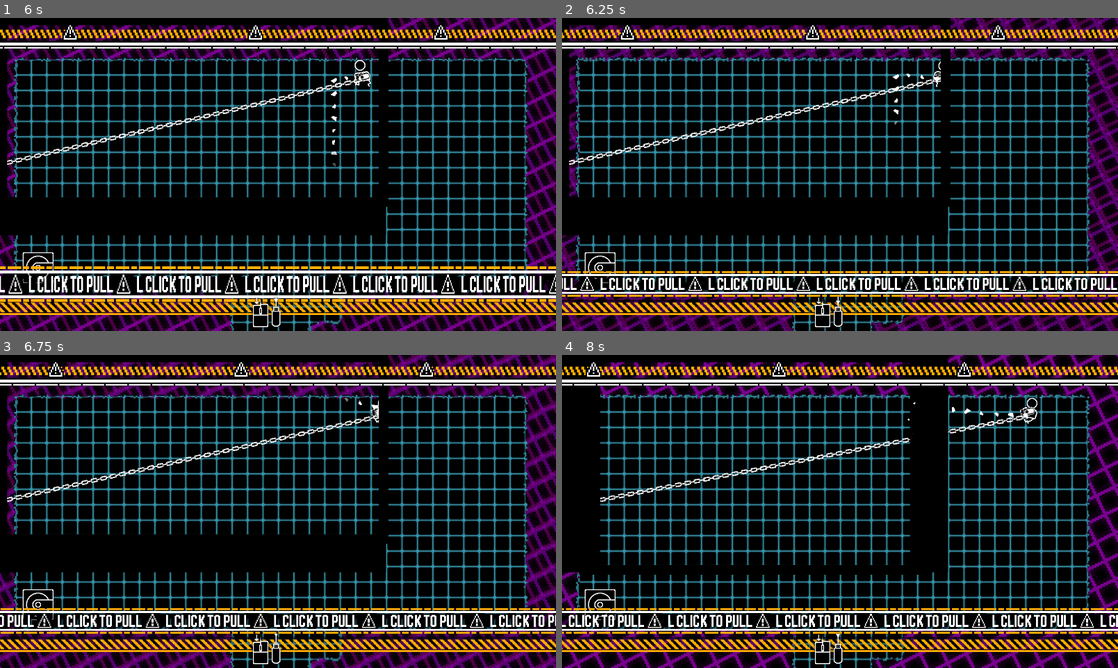
Above: before the commit, frames 1-4 (two rows, left to right).
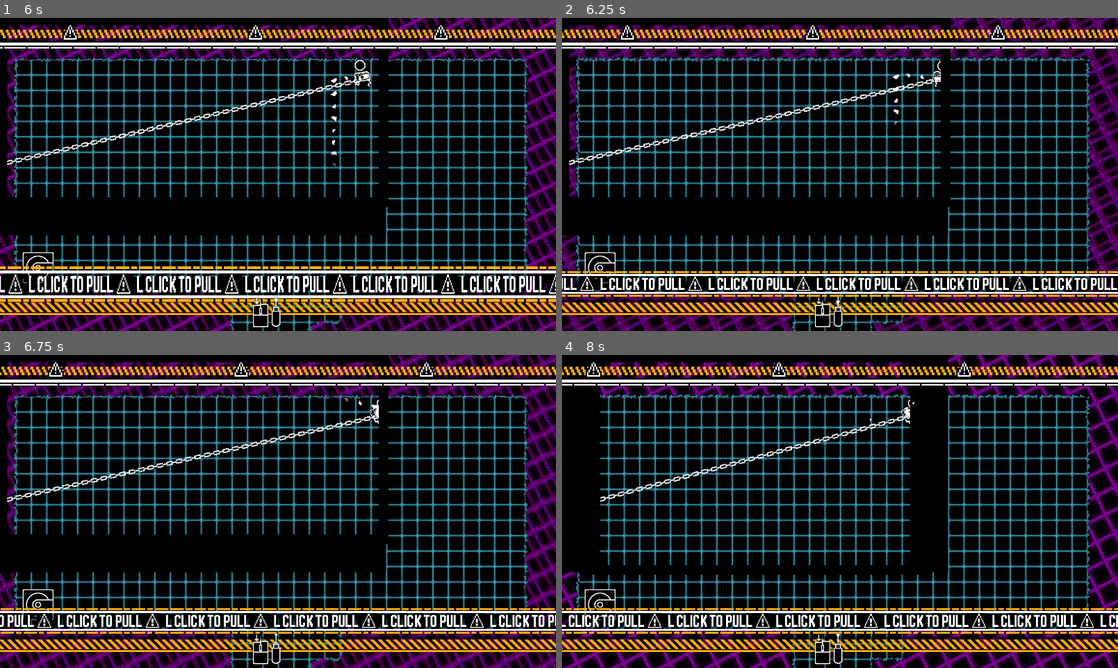
Above: after the commit, the same moments.

Repository: SomeSortOfSam/Hardest_Drive
Game: Godot game, scene res://scenes/gamplay.tscn
Two runs of this game, one before a commit and one after it. Both use one fixed random seed, a clock stepped at 60 frames per second and the inputs below. Sound files missing from this copy of the repository are replaced by a short silence.
Inputs (mouse positions are in pixels of both pictures, inside the frame that each line leads up to):
- Up to frame 1 (6 s): move the mouse to (250, 237) at 0.52 s; hold W (player_up) 0.53-2.03 s; click (250, 237) at 0.67 s; move the mouse to (444, 221) at 1.27 s; move the mouse to (111, 127) at 2.02 s; hold A (player_left) 2.03-3.53 s; move the mouse to (305, 174) at 2.77 s; click (305, 174) at 2.92 s; move the mouse to (194, 96) at 3.52 s; hold S (player_down) 3.53-4.28 s; move the mouse to (400, 158) at 4.27 s; hold D (player_right) 4.28-5.03 s; move the mouse to (166, 190) at 5.02 s; hold W (player_up) 5.03-5.78 s; click (166, 190) at 5.17 s; move the mouse to (333, 105) at 5.77 s; hold D (player_right) from 5.78 s (still down)
- Up to frame 2 (6.25 s): keep holding D (player_right)
- Up to frame 3 (6.75 s): keep holding D (player_right); move the mouse to (250, 574) at 6.52 s
- Up to frame 4 (8 s): keep holding D (player_right); move the mouse to (1006, 558) at 7.27 s; click (1006, 558) at 7.42 s

Frame 1 is identical in both runs. In frame 2, 0.3% of the frame differs, in the area x 1-69%, y 13-46%; in frame 3, 0.3%; in frame 4, 1.6%, in the area x 6-86%, y 13-47%.

Commit message:
Made enemy stop interacting with itself and other enemies

Diff:
--- a/scenes/enemy.tscn
+++ b/scenes/enemy.tscn
@@ -162,7 +162,7 @@
 
 [node name="HurtBox" type="Area2D" parent="."]
 collision_layer = 4
-collision_mask = 0
+collision_mask = 8
 
 [node name="CollisionShape2D" type="CollisionShape2D" parent="HurtBox"]
 position = Vector2(0.5, 0)
--- a/scenes/player.tscn
+++ b/scenes/player.tscn
@@ -234,8 +234,8 @@
 color_ramp = SubResource("GradientTexture1D_ywmk6")
 
 [sub_resource type="CapsuleShape2D" id="CapsuleShape2D_dqpb6"]
-radius = 5.0
-height = 20.0
+radius = 3.0
+height = 24.0
 
 [sub_resource type="Animation" id="Animation_yqpbn"]
 resource_name = "HarpoonIn"
--- a/scripts/enemy.gd
+++ b/scripts/enemy.gd
@@ -75,15 +75,16 @@
 	set_movement_target(player.global_position)
 
 func _on_hurt_box_area_entered(area : Area2D):
-	velocity += (global_position - area.global_position).normalized() * movement_speed * 3
-	var cell = tilemap.local_to_map(tilemap.to_local(global_position))
-	tilemap.erase_cell(0,cell)
-	tilemap.set_cells_terrain_connect(0,[cell],0,-1)
-	nav_enabled = false
-	timer.start()
-	await timer.timeout
-	nav_enabled = true
+	if area.get_parent().get_script() != get_script():
+		velocity += (global_position - area.global_position).normalized() * movement_speed * 3
+		var cell = tilemap.local_to_map(tilemap.to_local(global_position))
+		tilemap.erase_cell(0,cell)
+		tilemap.set_cells_terrain_connect(0,[cell],0,-1)
+		nav_enabled = false
+		timer.start()
+		await timer.timeout
+		nav_enabled = true
 
 func _on_hit_box_area_entered(area):
-	if area.collision_layer == 1:
+	if area.get_parent().get_script() != get_script():
 		die()
--- a/scripts/reset_tile_map.gd
+++ b/scripts/reset_tile_map.gd
@@ -3,4 +3,4 @@
 @onready var player = $Player
 
 func _on_player_reset_position_requested():
-	player.position = map_to_local(get_used_cells(0).pick_random()) + Vector2(tile_set.tile_size)/2
+	player.position = map_to_local(get_used_cells(0).pick_random())
